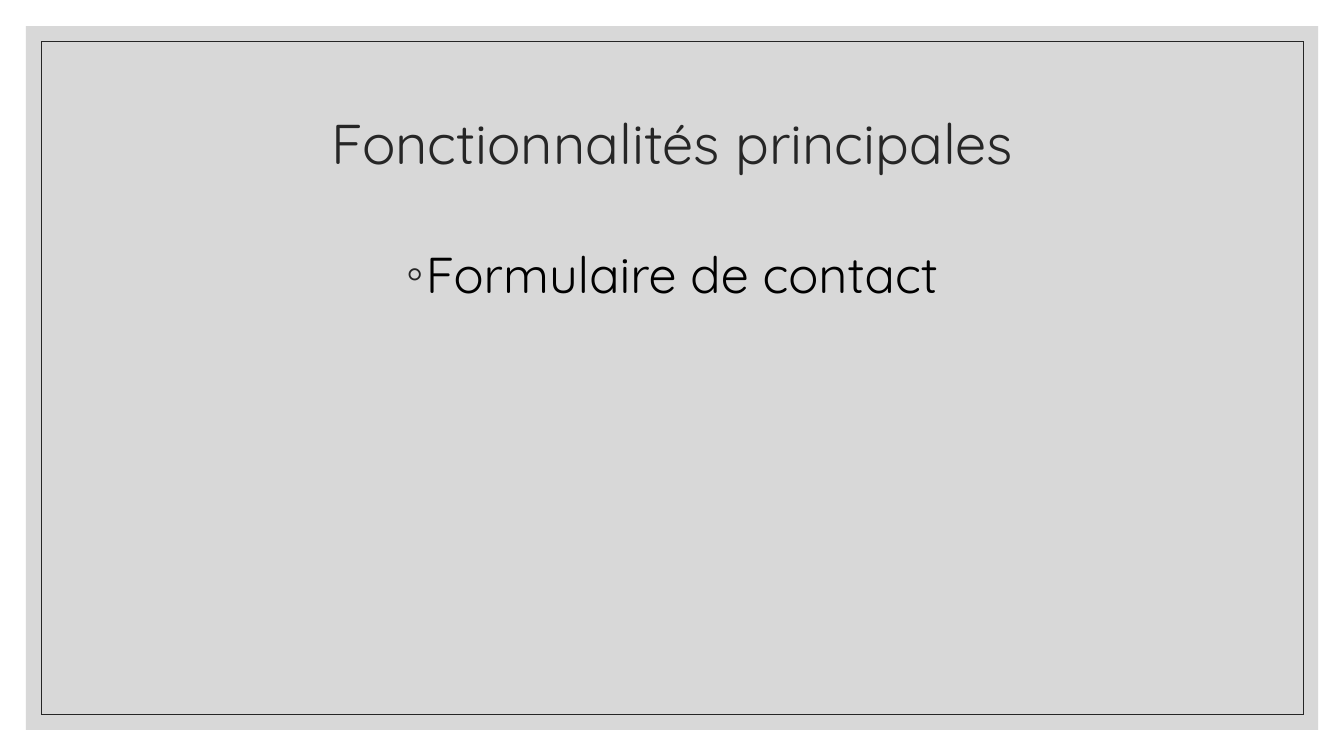
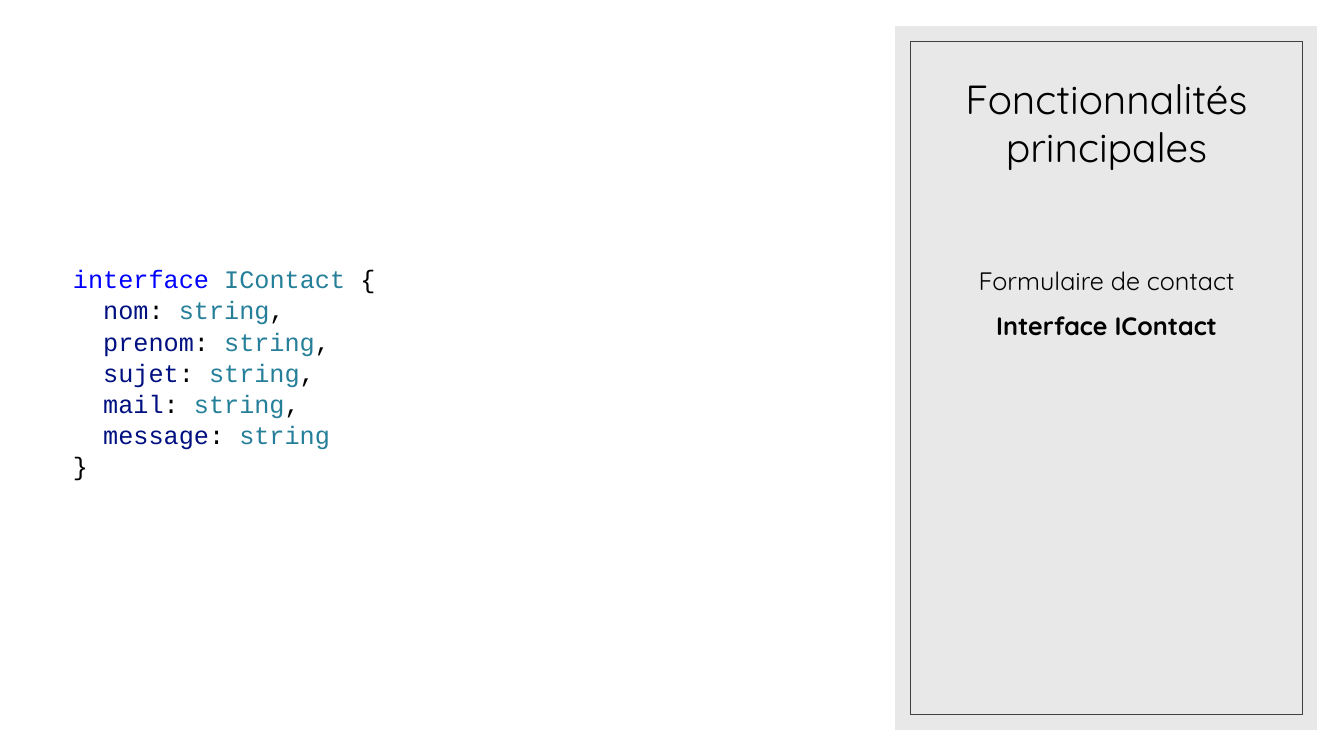
Before and after one commit to reyvaxreecded/Doc-Exam, a slide deck: slide 8 of Diapo.odp. Drawn at 1344x756 pixels with LibreOffice and Linux fonts; fonts in the diff are those of the drawing. Boxes give left, top, right and bottom in pixels: in the first picture for what was removed or moved away, otherwise in the second. Text is boxed around its words. In the diff, an @@ line names an element or a change of style, - is before the commit and + after.

```diff
--- a/Diapo.odp
+++ b/Diapo.odp
@@ freeform shape removed at [26,26,1319,730] @@
@@ freeform shape added at [895,26,1317,730], fill #D9D9D9 at 60% opacity @@
@@ freeform shape removed at [41,41,1304,715] @@
@@ freeform shape added at [910,41,1303,715], outline #404040 0.51 pt @@
@@ title "Fonctionnalités principales": place and size @@
-title "Fonctionnalités principales" at [331,122,1012,175]
+title "Fonctionnalités principales" at [965,84,1247,170]
@@ title "Fonctionnalités principales" at [965,84,1247,170]: size 40 to 29 pt, text colour #262626 to #000000; line spacing 0.9 to 1; vertical alignment middle to bottom @@
@@ text "Formulaire de contact": place and size @@
-text "Formulaire de contact" at [426,255,938,294]
+text "Formulaire de contact" at [979,271,1235,336]
@@ text added at [73,270,345,450], 18 pt, text #267F99 @@
+interface IContact {
+nom: string,
+prenom: string,
+sujet: string,
+mail: string,
+message: string
+}
@@ text at [979,271,1235,291]: size 36 to 18 pt in "Formulaire de contact"; bullet ◦ to none; less space between paragraphs @@
@@ text at [996,316,1217,336]: paragraph added @@
+Interface IContact
```
Also in this commit, not shown: 11 other slides changed, 9 slides added, 4 slides removed.
